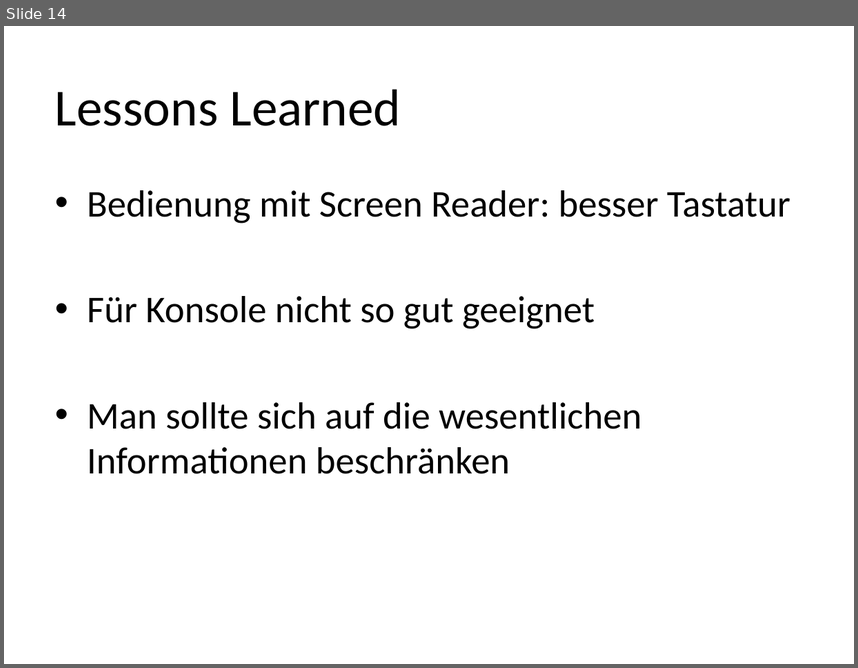
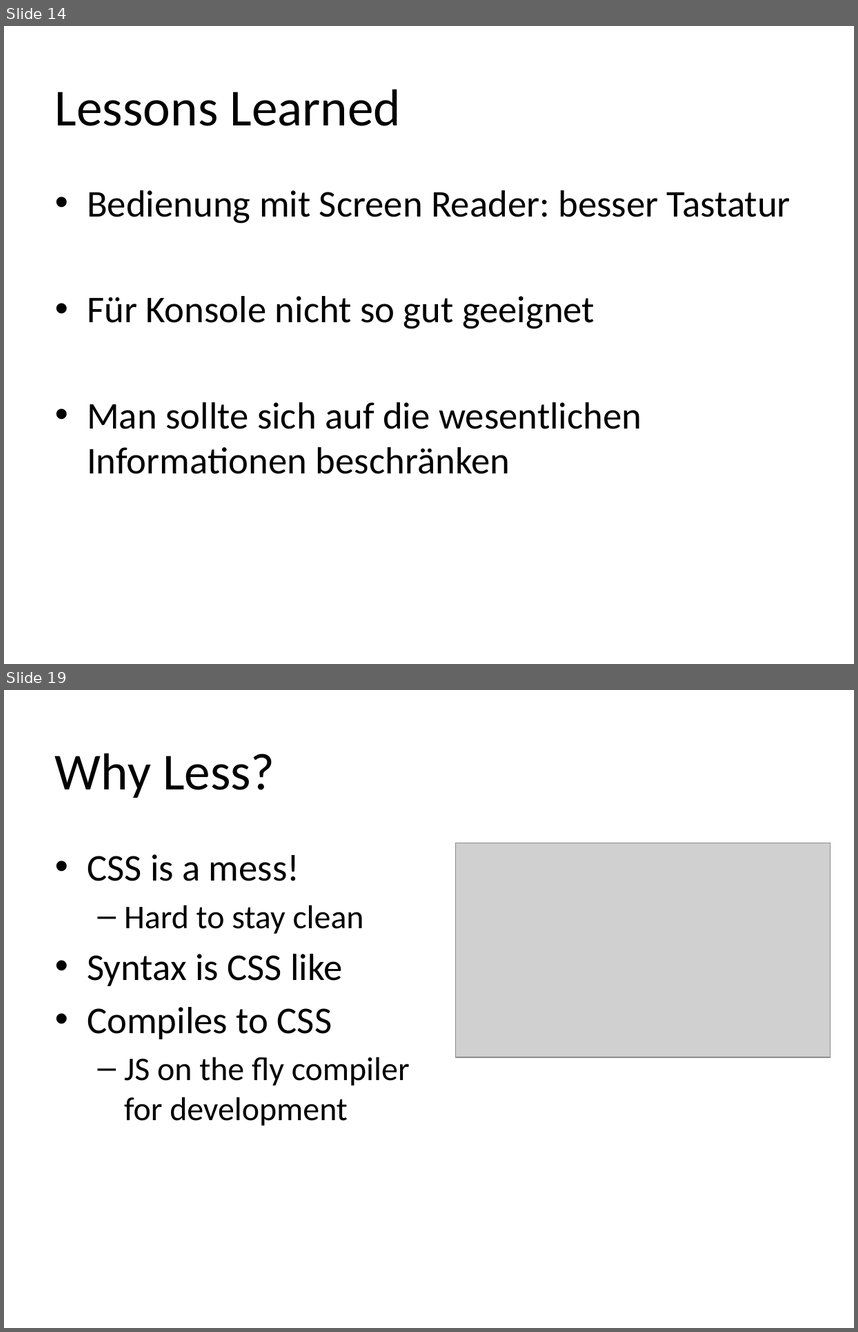
Before and after one commit to Capoot/hci, a slide deck: screenreader.pptx. Shown one above the other, each under a label of ours: slide 14 before the commit, slides 14 and 19 after it; the slides between them are not shown. The pictures are 858x668 and 858x1332 pixels, drawn with LibreOffice and Linux fonts; fonts in the diff are those of the drawing; grey boxes stand for pictures. Boxes give left, top, right and bottom in pixels: in the first picture for what was removed or moved away, otherwise in the second. Text is boxed around its words. In the diff, an @@ line names an element or a change of style, - is before the commit and + after.

```diff
--- a/screenreader.pptx
+++ b/screenreader.pptx
@@ slide 19 added at bbox=[4, 690, 854, 1328], background #FFFFFF @@
@@ title added at bbox=[55, 753, 275, 798], 44 pt, text #000000 @@
+Why Less?
@@ text added at bbox=[87, 854, 410, 1125], 28 pt, text #000000 @@
+• CSS is a mess!
+  – Hard to stay clean
+• Syntax is CSS like
+• Compiles to CSS
+  – JS on the fly compiler for development
@@ picture added at bbox=[455, 843, 831, 1057] @@
```
Also in this commit, not shown: 11 other slides added.
